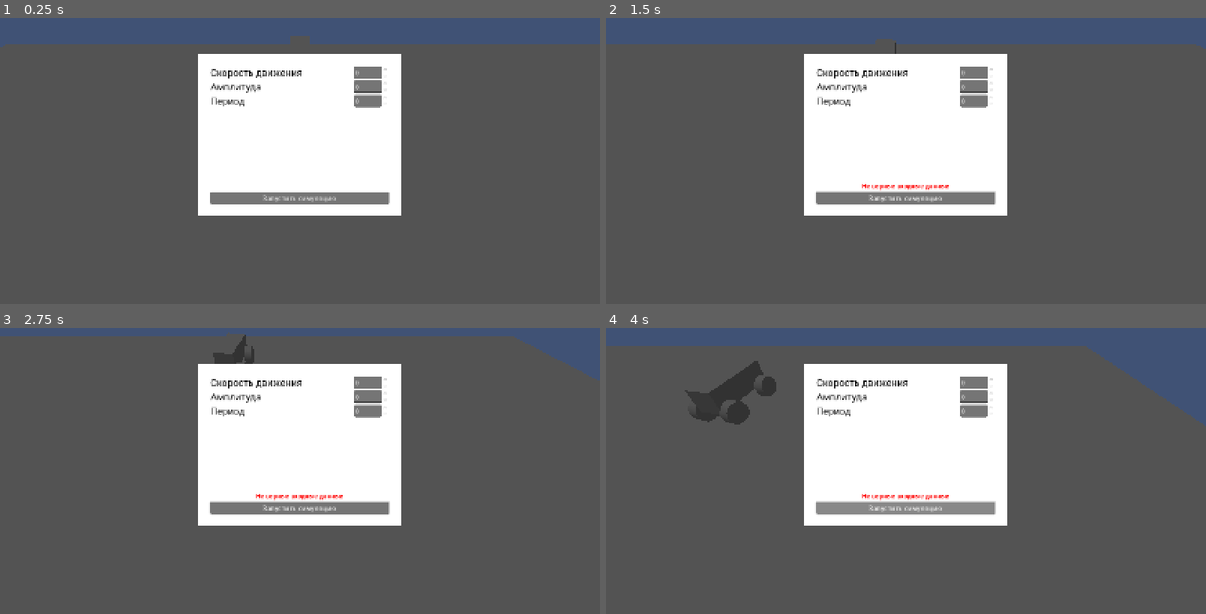
Above: before the commit, frames 1-4 (two rows, left to right).
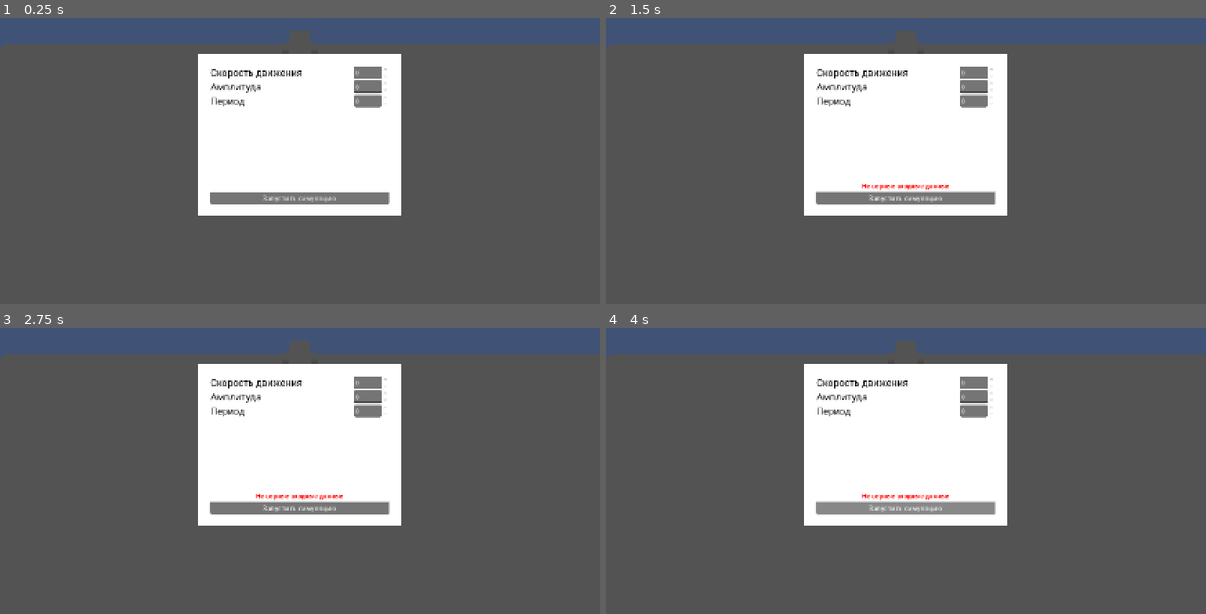
Above: after the commit, the same moments.

Repository: PistrunXvX/almaz-test-GUI
Game: Godot game, scene res://scenes/cargo_wheel.tscn
Two runs of this game, one before a commit and one after it. Both use one fixed random seed, a clock stepped at 60 frames per second and the inputs below. This scene is started directly instead of the project's main scene.
Inputs (mouse positions are in pixels of both pictures, inside the frame that each line leads up to):
- Up to frame 1 (0.25 s): no input
- Up to frame 2 (1.5 s): click "Запустить симуляцию" at 0.5 s; tap Enter at 1.25 s; move the mouse to (1038, 118) at 1.27 s; hold D (move_right) from 1.28 s (still down)
- Up to frame 3 (2.75 s): move the mouse to (180, 462) at 2.02 s; release D (move_right) at 2.03 s; hold S (move_down) from 2.03 s (still down)
- Up to frame 4 (4 s): move the mouse to (966, 370) at 2.77 s; release S (move_down) at 2.78 s; hold D (move_right) 2.78-3.53 s; move the mouse to (876, 513) at 3.52 s; hold W (move_forward) from 3.53 s (still down)

The runs differ from the first frame. In frame 1, less than 0.1% of the frame differs, in the area x 47-53%, y 4-10%; in frame 2, 0.2%; in frame 3, 6.0%, in the area x 0-100%, y 1-19%; in frame 4, 6.0%.

Commit message:
add path generator

Diff:
--- a/scenes/cargo_wheel.tscn
+++ b/scenes/cargo_wheel.tscn
@@ -1,9 +1,11 @@
-[gd_scene load_steps=7 format=3 uid="uid://cdk2vbgt3ksh8"]
+[gd_scene load_steps=9 format=3 uid="uid://cdk2vbgt3ksh8"]
 
 [ext_resource type="PackedScene" uid="uid://dgrix67mayxlf" path="res://components/cargo/Plane.tscn" id="1_dindc"]
+[ext_resource type="Script" uid="uid://b635gse78imfy" path="res://scripts/Cargo/cargo_field.gd" id="1_uj7qa"]
 [ext_resource type="PackedScene" uid="uid://bhl1ueqkn1lsv" path="res://components/cargo/Cargo.tscn" id="2_q0ijd"]
 [ext_resource type="Script" uid="uid://cgf6iu0qf6qy1" path="res://scripts/Cargo/main_camera.gd" id="3_k5243"]
 [ext_resource type="PackedScene" uid="uid://d003rye02bkjs" path="res://components/cargo/PopupUi.tscn" id="4_1vo5g"]
+[ext_resource type="Script" uid="uid://bhtsg18tpn2un" path="res://scripts/Cargo/path_generator.gd" id="4_wl61e"]
 
 [sub_resource type="Environment" id="Environment_q0ijd"]
 background_mode = 1
@@ -14,19 +16,17 @@
 [sub_resource type="Curve3D" id="Curve3D_k5243"]
 closed = true
 bake_interval = 1.0
-_data = {
-"points": PackedVector3Array(0, 0, 0, 0, 0, 0, -0.12439287, 0, 13.06012, 0, 0, 0, 0, 0, 0, -11.188007, 0, 23.982704, 0, 0, 0, 0, 0, 0, 12.147922, 0, 32.51586, 0, 0, 0, 0, 0, 0, -11.2067995, 0, 40.331894, 0, 0, 0, 0, 0, 0, 11.33484, 0, 53.093674, 0, 0, 0, 0, 0, 0, -11.943296, 0, 64.99077, 0, 0, 0, 0, 0, 0, 12.099118, 0, 77.46382, 0, 0, 0, 0, 0, 0, -11.041569, 0, 89.25505),
-"tilts": PackedFloat32Array(0, 0, 0, 0, 0, 0, 0, 0)
-}
-point_count = 8
 
 [node name="CargoField" type="Node3D"]
 transform = Transform3D(1, 0, 0, 0, 1, 0, 0, 0, 1, 0, 0, 87.09894)
+script = ExtResource("1_uj7qa")
 
 [node name="Plane" parent="." instance=ExtResource("1_dindc")]
 transform = Transform3D(-0.99998945, 0, 0.0045901695, 0, 1, 0, -0.0045901695, 0, -0.99998945, 0.08429884, 0, 50.052444)
 
 [node name="Cargo" parent="." node_paths=PackedStringArray("path_follow") instance=ExtResource("2_q0ijd")]
+unique_name_in_owner = true
+process_mode = 1
 transform = Transform3D(0.99999994, 0, 0, 0, 1, 0, 0, 0, 0.99999994, -0.10431965, 1.3531194, 4.361431)
 path_follow = NodePath("../Path3D/PathFollow3D")
 path_speed = 1.0
@@ -43,10 +43,16 @@
 environment = SubResource("Environment_q0ijd")
 
 [node name="Path3D" type="Path3D" parent="."]
+unique_name_in_owner = true
+transform = Transform3D(1, 0, 0, 0, 1, 0, 0, 0, 1, 0, 1.5331144, 7.2037277)
 curve = SubResource("Curve3D_k5243")
 debug_custom_color = Color(0.74509805, 0, 0, 1)
+script = ExtResource("4_wl61e")
+points_count = 100
 
 [node name="PathFollow3D" type="PathFollow3D" parent="Path3D"]
-transform = Transform3D(-0.7025566, 0, 0.7116279, 0, 1, 0, -0.7116279, 0, -0.7025566, -0.12439287, 0, 13.06012)
+transform = Transform3D(-0.4540046, 0, 0.89099926, 0, 1, 0, -0.89099926, 0, -0.4540046, 12.099118, 0, 77.46382)
 
 [node name="PopupUi" parent="." instance=ExtResource("4_1vo5g")]
+unique_name_in_owner = true
+process_mode = 2
--- /dev/null
+++ b/scripts/Cargo/cargo_field.gd
@@ -0,0 +1,18 @@
+extends Node3D
+
+@onready var popup_UI = %PopupUi
+@onready var path3d = %Path3D
+@onready var cargo = %Cargo
+
+func _ready() -> void:
+	get_tree().paused = true
+	popup_UI.start_simulation.connect(_on_start_simulation)
+	path3d.on_path_generate.connect(_on_path_generate)
+
+func _on_start_simulation(_speed: float, _amplitude: float, _period: float) -> void:
+	cargo.engine_power = _speed
+	path3d.set_data(_amplitude, _period)
+
+func _on_path_generate() -> void:
+	get_tree().paused = false
+	popup_UI.visible = false
--- /dev/null
+++ b/scripts/Cargo/path_generator.gd
@@ -0,0 +1,38 @@
+extends Path3D
+
+@export var mesh_width_x: float = 40.0
+@export var mesh_length_z: float = 100.0
+@export var points_count: int = 150
+
+signal on_path_generate
+
+var _amplitude: float = 10.0
+var _period: float = 20.0
+var _center_x: float = 0.0
+var _y_height: float = 0.0
+
+func set_data(amplitude: float, period: float) -> void:
+	_amplitude = amplitude
+	_period = period
+	generate_path()
+
+func generate_path() -> void:
+	var c = Curve3D.new()
+	var half_width = mesh_width_x * 0.5
+	var safe_amplitude = min(abs(_amplitude), half_width)
+
+	if abs(_amplitude) > half_width:
+		push_warning("Амплитуда слишком большая для ширины меша")
+
+	for i in range(points_count + 1):
+		var t = float(i) / float(points_count)
+		var z = t * mesh_length_z
+		var x = _center_x + safe_amplitude * sin(2.0 * PI * z / _period)
+		var y = _y_height
+
+		c.add_point(Vector3(x, y, z))
+
+	c.closed = true
+	c.bake_interval = 1.0
+	self.curve = c
+	on_path_generate.emit()
--- a/scripts/Cargo/popup_ui.gd
+++ b/scripts/Cargo/popup_ui.gd
@@ -29,7 +29,6 @@
 
 func _on_btn_start_pressed() -> void:
 	if is_correct_input_data():
-		self.visible = false
 		start_simulation.emit(_speed, _amplitude, _period)
 
 func is_correct_input_data() -> bool:
Not shown, added: scripts/Cargo/cargo_field.gd.uid
Not shown, added: scripts/Cargo/path_generator.gd.uid
